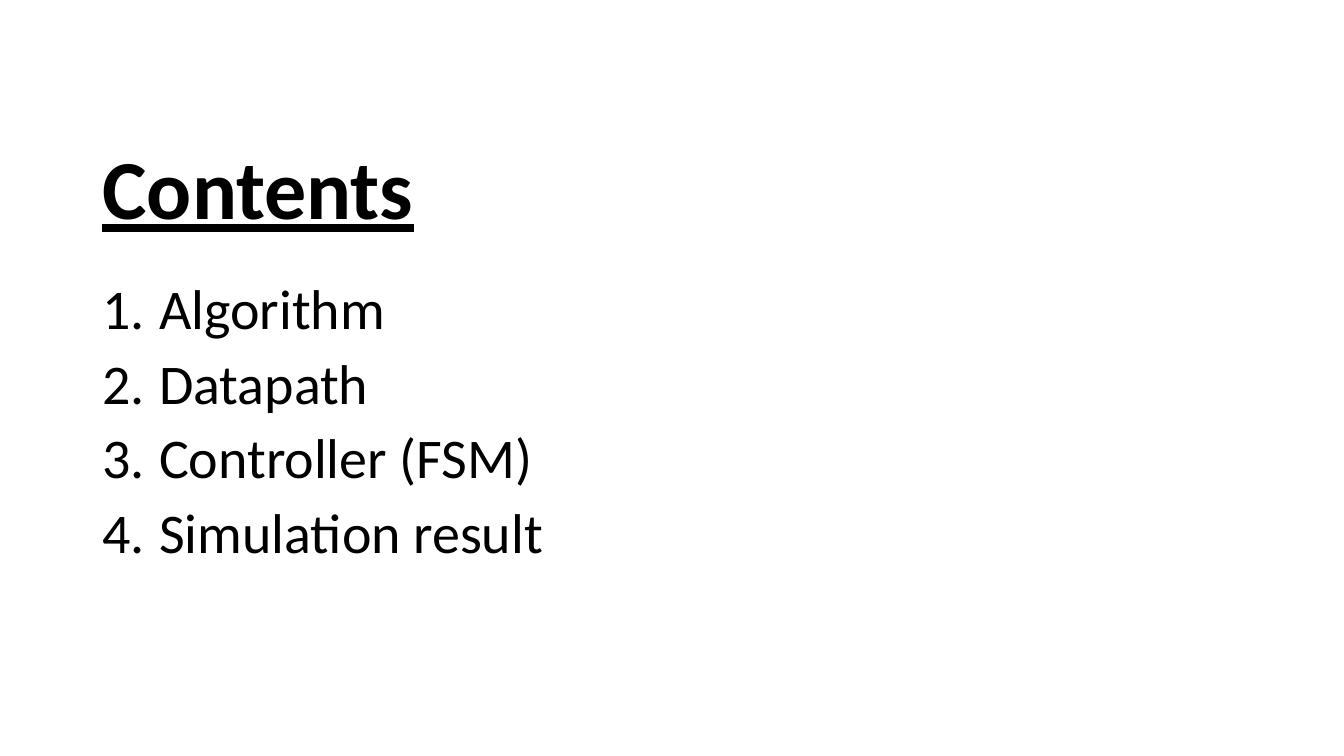
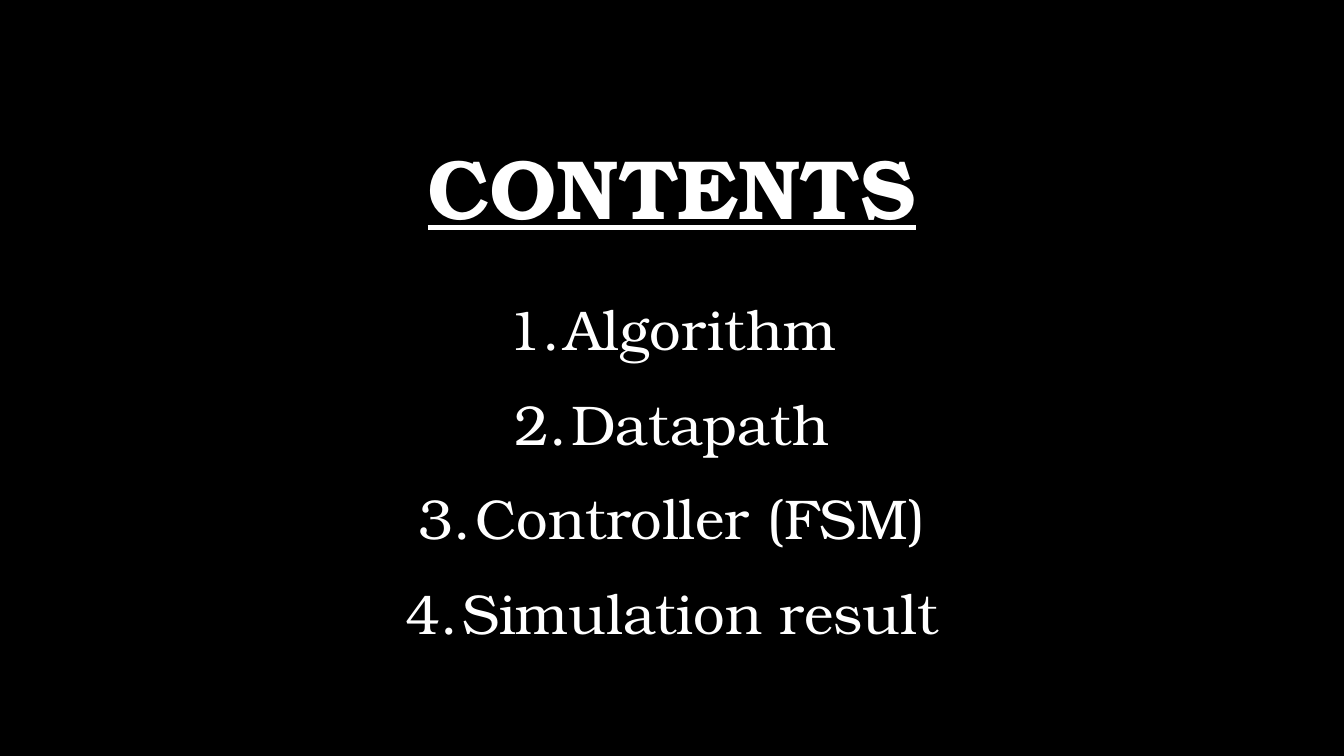
Before and after one commit to hohaicongthuan/Share-To-Other, a slide deck: slide 2 of Group Project/FloatingPointSquareRoot/Floating Point Squareroot.pptx. Drawn at 1344x756 pixels with LibreOffice and Linux fonts; fonts in the diff are those of the drawing; background and template pictures are left out. Boxes give left, top, right and bottom in pixels: in the first picture for what was removed or moved away, otherwise in the second. Text is boxed around its words. In the diff, an @@ line names an element or a change of style, - is before the commit and + after.

```diff
--- a/Group Project/FloatingPointSquareRoot/Floating Point Squareroot.pptx
+++ b/Group Project/FloatingPointSquareRoot/Floating Point Squareroot.pptx
@@ background #FFFFFF to picture (left out) @@
@@ title at <box>428,160,916,230</box>: text changed; font Calibri to TeX Gyre Bonum; text colour #000000 to #FFFFFF @@
-Contents
+CONTENTS
@@ text "Algorithm" at <box>405,310,939,635</box>: font Calibri to TeX Gyre Bonum, text colour #000000 to #FFFFFF; alignment left to centre; line spacing 0.9 to 1.2 @@
```
Also in this commit, not shown: 21 other slides changed, 1 slide added.
